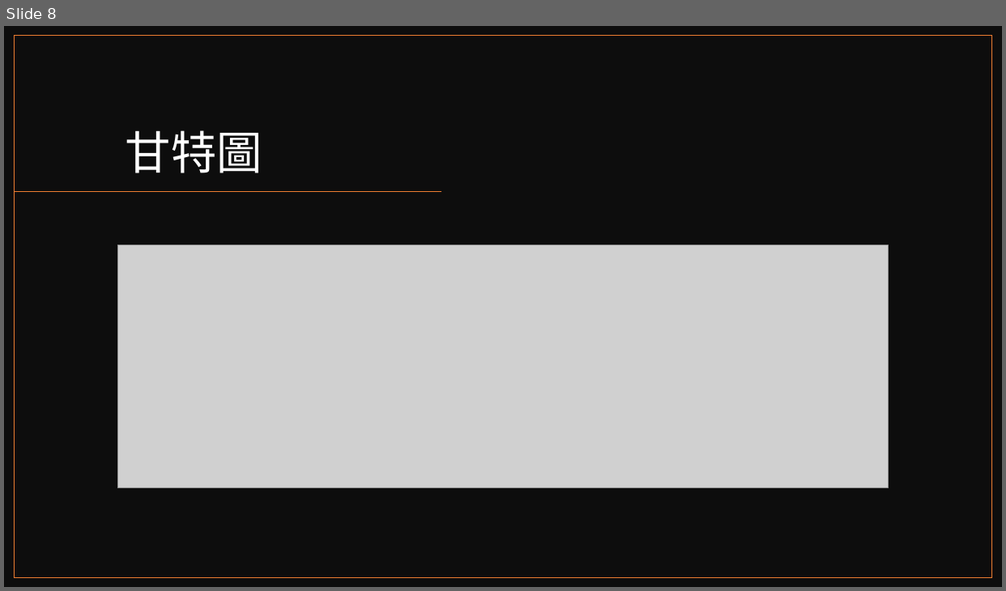
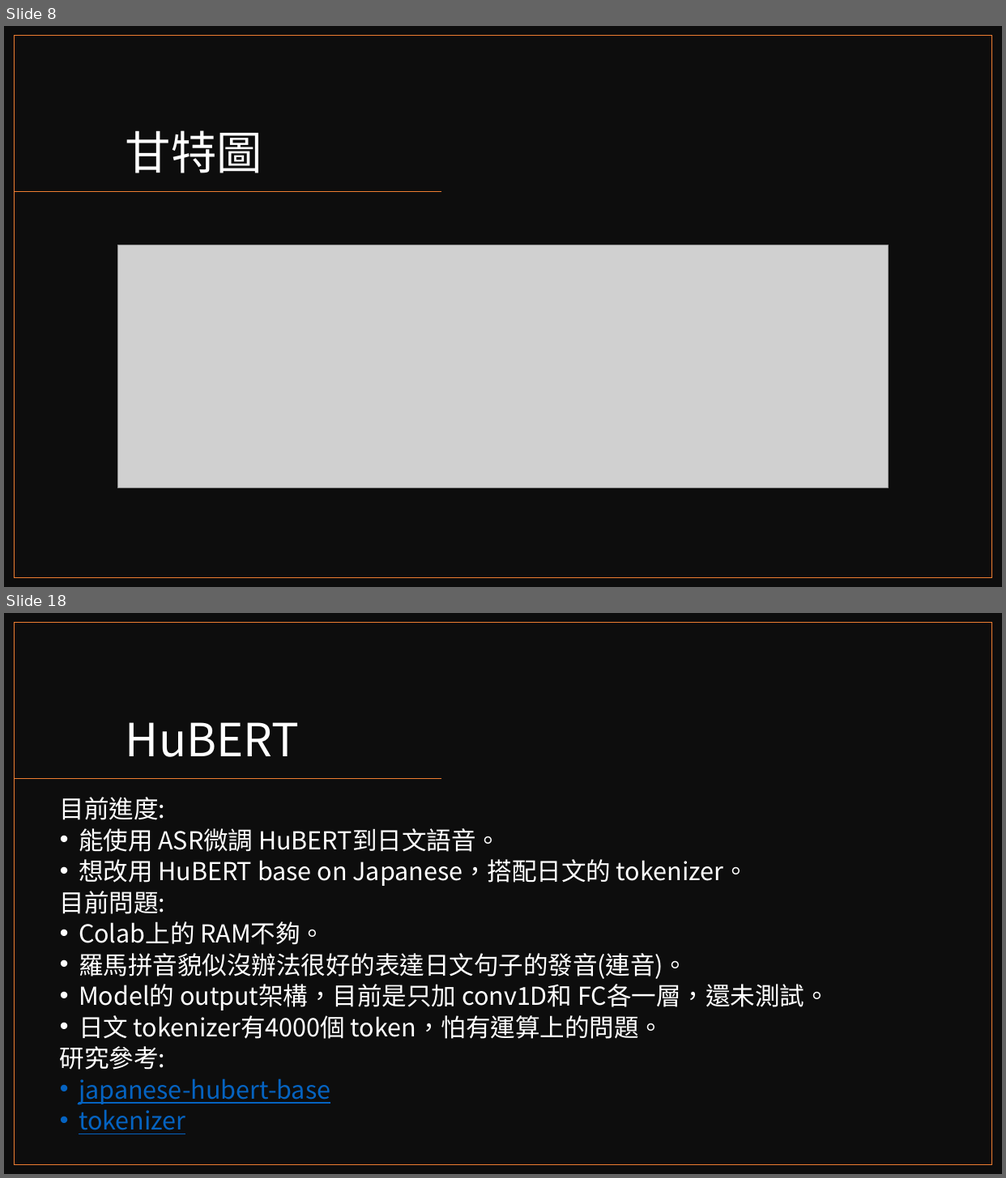
Before and after one commit to reworld223/Japanese-Speech-Assessment, a slide deck: 日語發音矯正系統.pptx. Shown one above the other, each under a label of ours: slide 8 before the commit, slides 8 and 18 after it; the slides between them are not shown. The pictures are 1006x591 and 1006x1178 pixels, drawn with LibreOffice and Linux fonts; fonts in the diff are those of the drawing; grey boxes stand for pictures. Boxes give left, top, right and bottom in pixels: in the first picture for what was removed or moved away, otherwise in the second. Text is boxed around its words. In the diff, an @@ line names an element or a change of style, - is before the commit and + after.

```diff
--- a/日語發音矯正系統.pptx
+++ b/日語發音矯正系統.pptx
@@ slide 18 added at <box>4,613,1002,1174</box>, background #FFFFFF @@
@@ rectangle added at <box>4,613,1002,1174</box>, fill #0D0D0D @@
@@ rectangle added at <box>15,623,992,1165</box>, outline #ED7D31 1 pt @@
@@ title added at <box>126,722,300,757</box>, 44 pt, text #FFFFFF @@
+HuBERT
@@ line added from (442, 779) to (15, 779), #ED7D31 1 pt @@
@@ text added at <box>60,797,829,1135</box>, 23.8 pt, text #FFFFFF @@
+目前進度:
+• 能使用 ASR微調 HuBERT到日文語音。
+• 想改用 HuBERT base on Japanese，搭配日文的 tokenizer。
+目前問題:
+• Colab上的 RAM不夠。
+• 羅馬拼音貌似沒辦法很好的表達日文句子的發音(連音)。
+• Model的 output架構，目前是只加 conv1D和 FC各一層，還未測試。
+• 日文 tokenizer有4000個 token，怕有運算上的問題。
+研究參考:
+• japanese-hubert-base
+• tokenizer
```
Also in this commit, not shown: 2 slides changed, 13 other slides added, 1 other file.
